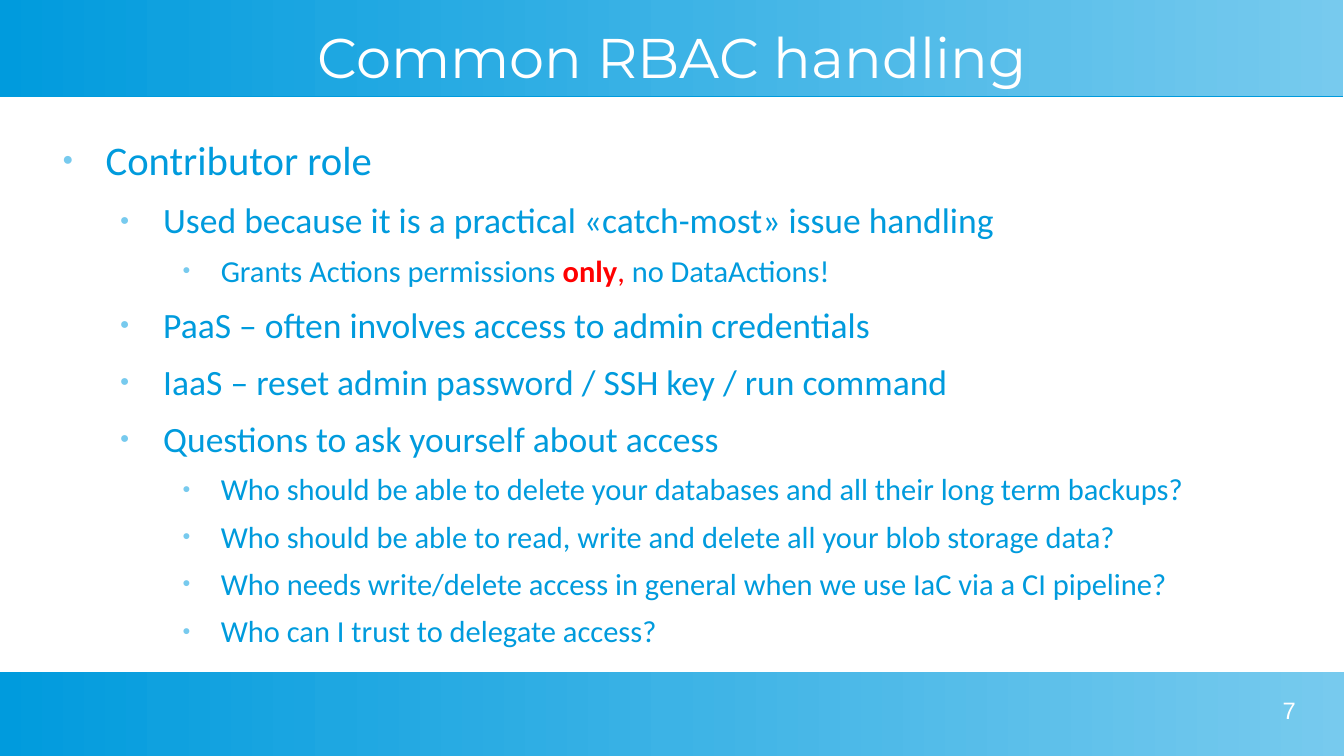
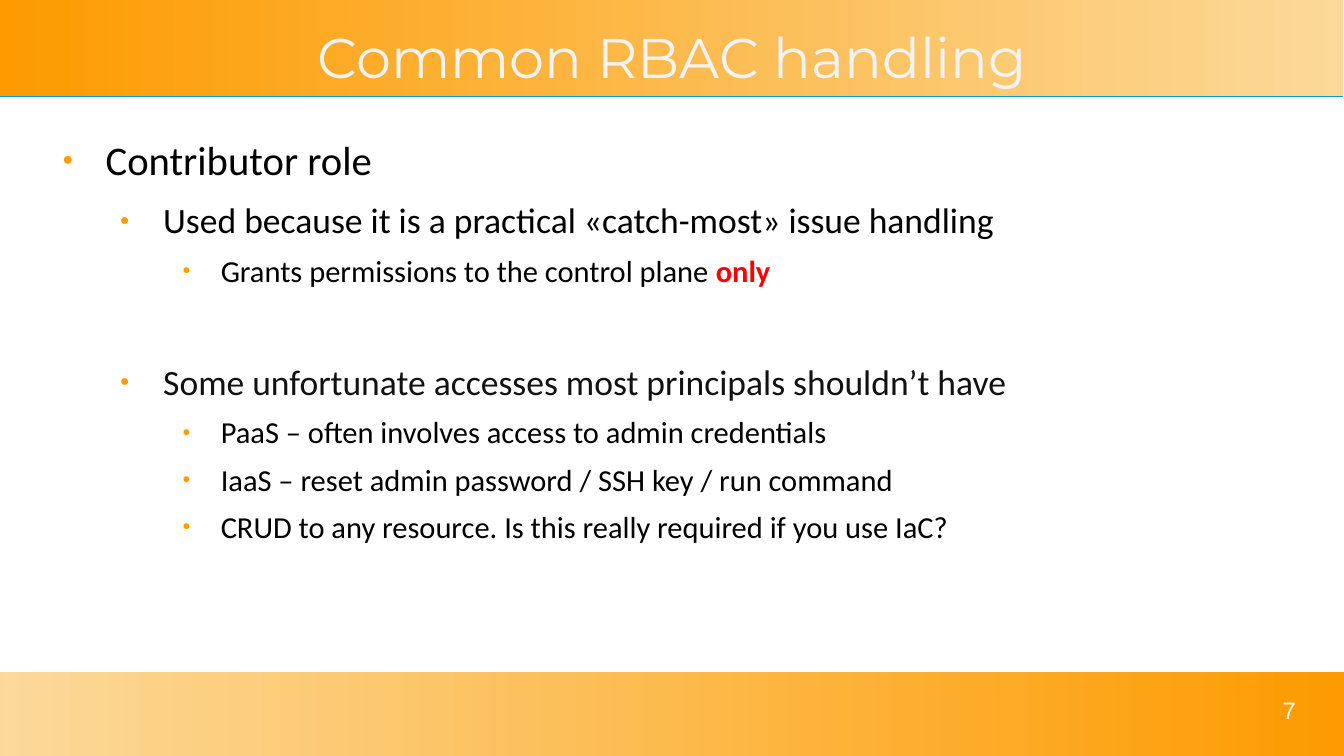
Before and after one commit to solomson/solom.tech, a slide deck: slide 7 of assets/presentations/reducing-azure-risk.odp. Drawn at 1344x756 pixels with LibreOffice and Linux fonts; fonts in the diff are those of the drawing. Boxes give left, top, right and bottom in pixels: in the first picture for what was removed or moved away, otherwise in the second. Text is boxed around its words. In the diff, an @@ line names an element or a change of style, - is before the commit and + after.

```diff
--- a/assets/presentations/reducing-azure-risk.odp
+++ b/assets/presentations/reducing-azure-risk.odp
@@ rectangle at [0, 0, 1344, 96]: fill gradient #77CAEE to #75C9EE to #73C9ED to #71C8ED to #6FC7ED to #6EC6ED to gradient #FCD999 to #FD9B00 @@
@@ title "Common RBAC handling" at [317, 36, 1027, 89]: text colour #FFFFFF to #F3F3F3 @@
@@ text at [106, 146, 994, 496]: text colour #009BDD to #000000 in "Contributor role", "Used because it is a practical «catch-most» ...", "PaaS – often involves access to admin ...", "IaaS – reset admin password / SSH ..."; size 21 to 18 pt in "PaaS – often involves access to admin ...", "IaaS – reset admin password / SSH ..."; bullet colour #77CAEE to #FD9B00; list level 2 to 3 in "PaaS – often involves access ..."; list level 2 to 3 in "IaaS – reset admin password ..." @@
@@ text at [163, 260, 1005, 401]: text changed; size 18 to 21 pt; text colour #009BDD to #111111 @@
-    ● Grants Actions permissions only, no DataActions!
+    ● Grants permissions to the control plane only
+  ● Some unfortunate accesses most principals shouldn’t have
@@ text at [221, 517, 948, 543]: text changed; text colour #009BDD to #000000 @@
-  ● Questions to ask yourself about access
-    ● Who should be able to delete your databases and all their long term backups?
-    ● Who should be able to read, write and delete all your blob storage data?
-    ● Who needs write/delete access in general when we use IaC via a CI pipeline?
-    ● Who can I trust to delegate access?
+    ● CRUD to any resource. Is this really required if you use IaC?
@@ rectangle at [0, 672, 1344, 756]: fill gradient #77CAEE to #75C9EE to #73C9ED to #71C8ED to #6FC7ED to #6EC6ED to gradient #FD9B00 to #FCD999 @@
```
Also in this commit, not shown: 22 other slides changed, 1 slide added, 3 other files.
